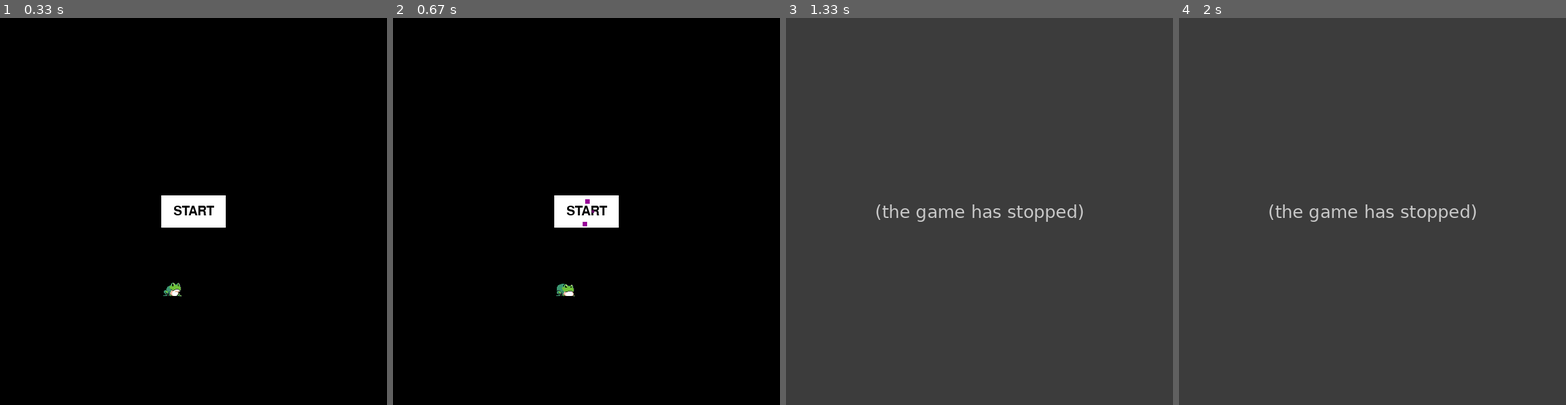
Above: before the commit, frames 1-4 (left to right).
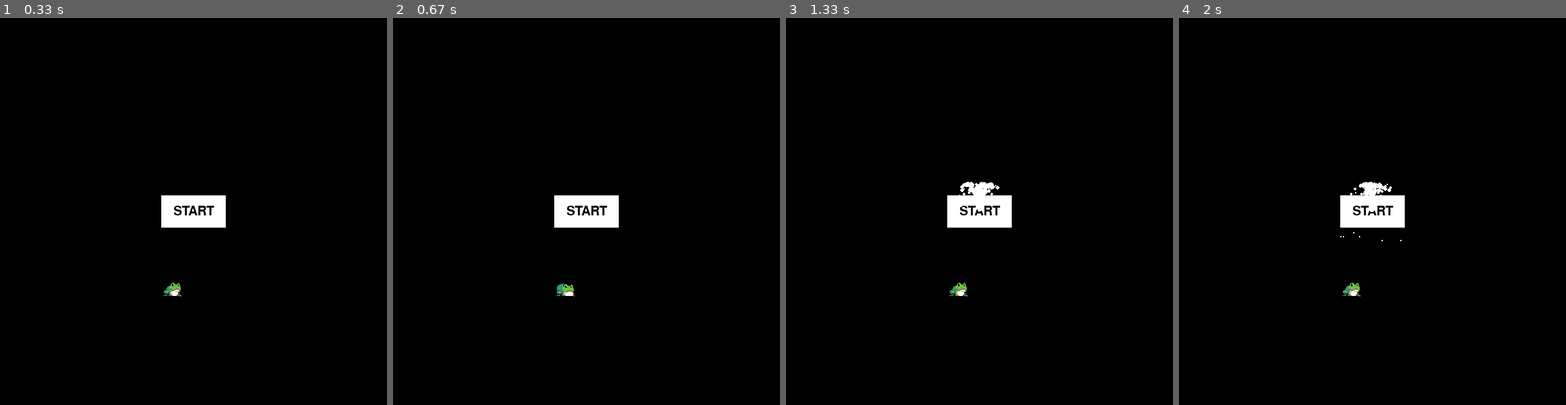
Above: after the commit, the same moments.

Repository: KaL844/pygame-base
Game: pygame game, started from main.py
The game is run twice, just before and just after one commit, with the same random seed, the same clock (stepped at 60 frames per second) and the same inputs.
Inputs (mouse positions are in pixels of both pictures, inside the frame that each line leads up to):
- Up to frame 1 (0.33 s): no input
- Up to frame 2 (0.67 s): click (586, 211) at 0.38 s
- Up to frame 3 (1.33 s): tap E at 0.67, 1 s
- Up to frame 4 (2 s): tap E at 1.4, 1.7, 1.9 s

Frame 1 is identical in both runs. In frame 2, less than 0.1% of the frame differs, in the area x 49-52%, y 46-54%; in frame 3, 100%, in the area x 0-100%, y 0-100%; in frame 4, 100%.
Error before the commit: TypeError: SparkleEffect.__init__() missing 2 required positional arguments: 'x' and 'y' (sc...; the game stopped at 0.67 s (later frames are placeholders)

Commit message:
[update] restructure some functions

Diff:
--- a/components/effect.py
+++ b/components/effect.py
@@ -18,13 +18,12 @@
         self.effects.append(effect)
 
 class Effect(ABC):
-    def __init__(self, live_time: float, die_speed: float) -> None:
+    def __init__(self, live_time: int) -> None:
         self.particles = []
         self.live_time = live_time
-        self.die_speed = die_speed
 
     def draw(self, screen: pygame.surface.Surface) -> None:
-        self.live_time -= self.die_speed
+        self.live_time -= 1
         if self.live_time > 0:
             self.spawn_particles()
         for particle in self.particles:
@@ -52,20 +51,20 @@
         return len(self.particles) == 0
 
 class FireworkEffect(Effect):
-    def __init__(self, live_time: float, die_speed: float, x: int, y: int) -> None:
-        super().__init__(live_time, die_speed)
-        self.x = x
-        self.y = y
-        self.spawn_particles()
-
-    def spawn_particles(self):
-        self.particles.append([[self.x, self.y], [random.randint(0, 20) / 10 - 1, -2], random.randint(4, 6)])
+    def __init__(self, live_time: int, x: int, y: int) -> None:
+        super().__init__(live_time)
+        self.x = x
+        self.y = y
+        self.spawn_particles()
+
+    def spawn_particles(self):
+        self.particles.append([[self.x, self.y], [random.randint(0, 20) / 10 - 1, -4], random.randint(4, 6)])
 
     def update_particle(self, particle):
         particle[0][0] += particle[1][0]
         particle[0][1] += particle[1][1]
         particle[2] -= 0.1
-        particle[1][1] += 0.1
+        particle[1][1] += 0.2
 
     def draw_particle(self, screen: pygame.surface.Surface, particle) -> None:
         pygame.draw.circle(screen, (255, 255, 255), [int(particle[0][0]), int(particle[0][1])], int(particle[2]))
@@ -89,8 +88,8 @@
             self.vy = (4 + random.randint(7, 10) / 10) * -1
             self.k = 0.04 * random.random() * random.choice([-1, 1])
 
-    def __init__(self, live_time: float, die_speed: float, x: int, y: int) -> None:
-        super().__init__(live_time, die_speed)
+    def __init__(self, live_time: float, x: int, y: int) -> None:
+        super().__init__(live_time)
         self.particles: typing.List[SmokeUpEffect.SmokeParticle] = []
         self.x = x
         self.y = y
@@ -138,8 +137,8 @@
             self.alpha_a = 6
             self.img = utils.scale(SmokeCircleEffect.SmokeParticle.IMAGE, random.uniform(0.15, 0.25))
 
-    def __init__(self, live_time: float, x: int, y:int) -> None:
-        super().__init__(live_time, live_time / 4)
+    def __init__(self, live_time: int, x: int, y:int) -> None:
+        super().__init__(live_time)
         self.radius = 40
         self.x = x
         self.y = y
@@ -184,8 +183,8 @@
         def update(self) -> None:
             self.live_time -= 1
 
-    def __init__(self, live_time: float, die_speed: float, x: int, y: int) -> None:
-        super().__init__(live_time, die_speed)
+    def __init__(self, live_time: float, x: int, y: int) -> None:
+        super().__init__(live_time)
         self.x = x
         self.y = y
         self.spawn_particles()
--- a/components/scene.py
+++ b/components/scene.py
@@ -8,7 +8,7 @@
 class Scene:
     def __init__(self) -> None:
         pass
-    def handle_event(self, _: pygame.event.Event) -> None:
+    def handle_events(self, _: typing.List[pygame.event.Event]) -> None:
         pass
     def update(self) -> None:
         pass
@@ -30,26 +30,26 @@
     def isEmpty(self) -> bool:
         return len(self.scenes) == 0
 
-    def handle_event(self, event: pygame.event.Event) -> None:
+    def handle_events(self, events: typing.List[pygame.event.Event]) -> None:
         if self.isEmpty(): return
-        self.scenes[-1].handle_event(event)
+        self.scenes[0].handle_events(events)
 
     def update(self) -> None:
         if self.isEmpty(): return
-        self.scenes[-1].update()
+        self.scenes[0].update()
 
     def draw(self, screen: pygame.surface.Surface) -> None:
         if self.isEmpty(): return
-        self.scenes[-1].draw(screen)
+        self.scenes[0].draw(screen)
 
     def push(self, scene: Scene) -> None:
         self.scenes.append(scene)
         scene.onEnter()
 
-    def pop(self) -> None:
+    def peek(self) -> None:
         if self.isEmpty(): return
-        self.scenes[-1].onExit()
-        self.scenes.pop()
+        self.scenes[0].onExit()
+        self.scenes.pop(0)
 
     @staticmethod
     def getInstance() -> 'SceneManager':
@@ -77,11 +77,10 @@
         self.animation.draw(screen)
         self.effect_manager.draw(screen)
 
-    def handle_event(self, event: pygame.event.Event) -> None:
-        if event.type == pygame.MOUSEBUTTONDOWN:
-            self.effect_manager.add_effect(SparkleEffect(2, 0.1, pygame.mouse.get_pos()[0], pygame.mouse.get_pos()[1]))
-
-        if event.type != pygame.KEYDOWN: return
+    def handle_events(self, events: typing.List[pygame.event.Event]) -> None:
+        for event in events:
+            if event.type == pygame.MOUSEBUTTONDOWN:
+                self.effect_manager.add_effect(SparkleEffect(2, pygame.mouse.get_pos()[0], pygame.mouse.get_pos()[1]))
 
         keys = pygame.key.get_pressed()
 
@@ -89,10 +88,10 @@
             self.scene_manager.pop()
             self.scene_manager.push(ExampleScene(self.scene_manager, (random.randint(0, 256), random.randint(0, 256), random.randint(0, 256))))
         elif keys[pygame.K_e]:
-            # self.effect_manager.add_effect(FireworkEffect(10, 0.1, pygame.mouse.get_pos()[0], pygame.mouse.get_pos()[1]))
-            # self.effect_manager.add_effect(SmokeEffect(5, 0.1, pygame.mouse.get_pos()[0], pygame.mouse.get_pos()[1]))
+            self.effect_manager.add_effect(FireworkEffect(20, pygame.mouse.get_pos()[0], pygame.mouse.get_pos()[1]))
+            # self.effect_manager.add_effect(SmokeEffect(5, pygame.mouse.get_pos()[0], pygame.mouse.get_pos()[1]))
             # self.effect_manager.add_effect(SmokeCircleEffect(4))
-            self.effect_manager.add_effect(SparkleEffect(2, 0.1))
+            # self.effect_manager.add_effect(SparkleEffect(2, pygame.mouse.get_pos()[0], pygame.mouse.get_pos()[1]))
             pass
 
 
--- a/main.py
+++ b/main.py
@@ -30,11 +30,12 @@
         pygame.display.update()
 
         # Handle events
-        for event in pygame.event.get():
-            scene_manager.handle_event(event)
-
+        events = pygame.event.get()
+        for event in events:
             if event.type == pygame.QUIT:
                 running = False
+
+        scene_manager.handle_events(events)
 
         scene_manager.update()
 
